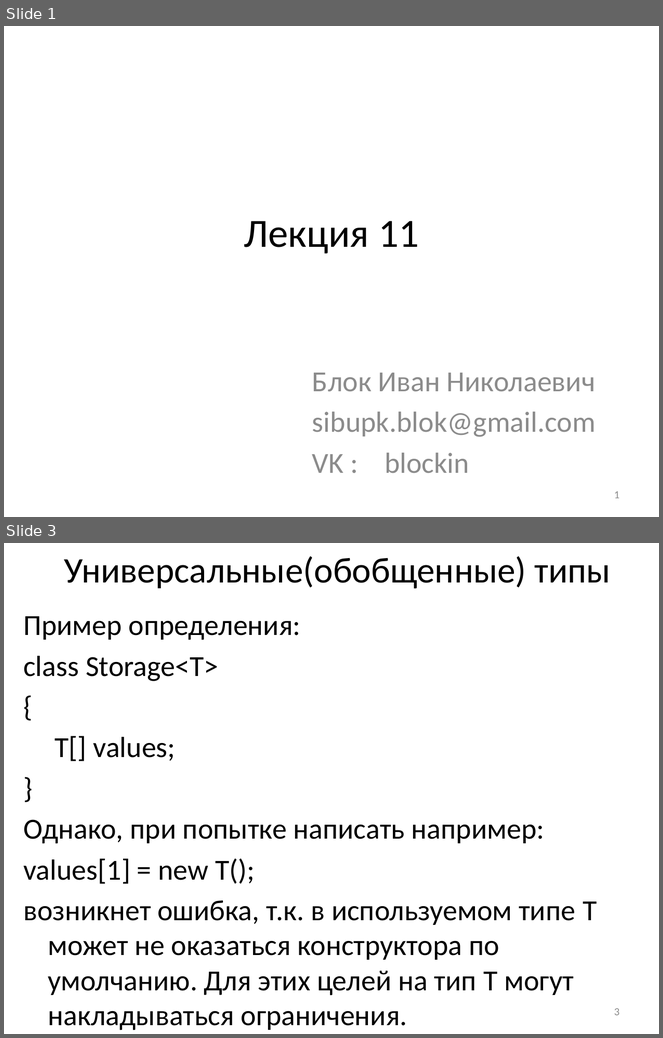
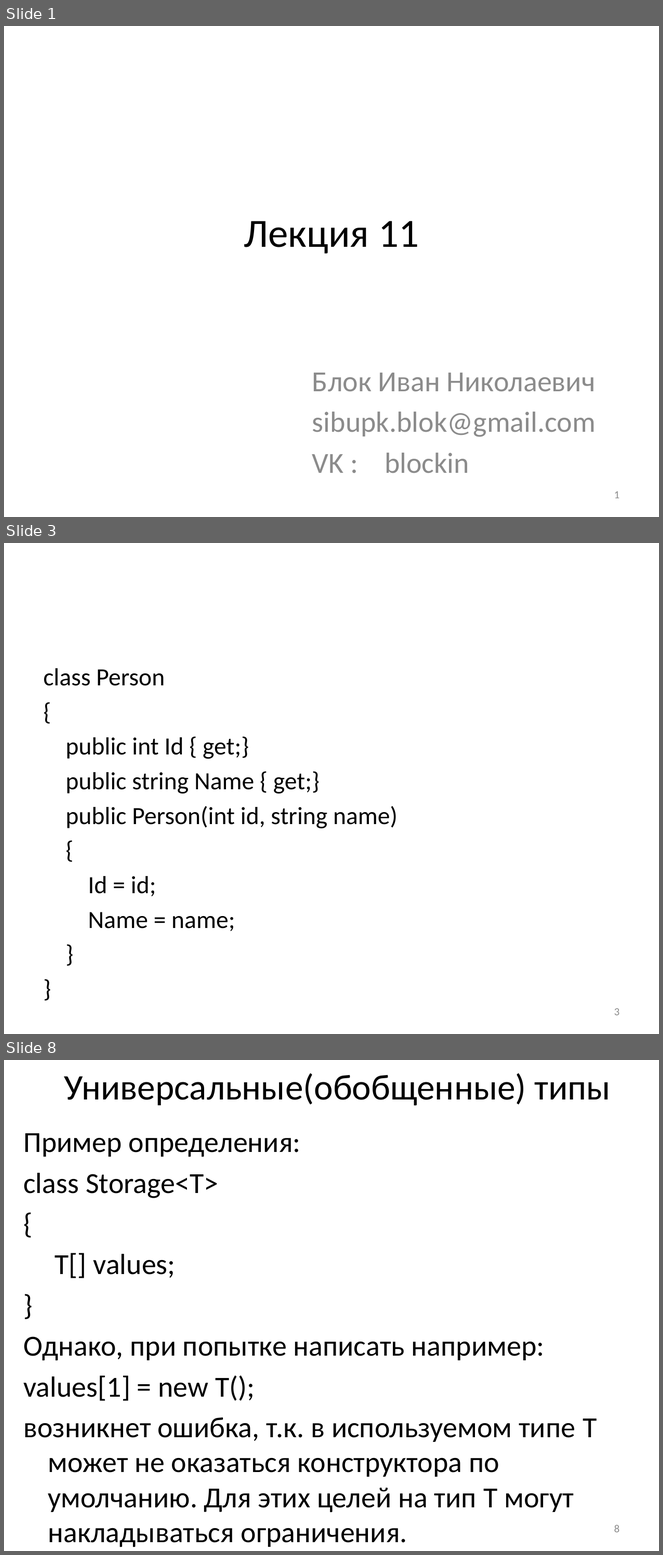
Before and after one commit to blockin90/lec_prog, a slide deck: Лекция 11 - универсальные типы, исключения.pptx. Shown one above the other, each under a label of ours: slides 1 and 3 before the commit, slides 1, 3 and 8 after it; the slides between them are not shown. The pictures are 663x1038 and 663x1555 pixels, drawn with LibreOffice and Linux fonts; fonts in the diff are those of the drawing. Boxes give left, top, right and bottom in pixels: in the first picture for what was removed or moved away, otherwise in the second. Text is boxed around its words. In the diff, an @@ line names an element or a change of style, - is before the commit and + after.

```diff
--- a/Лекция 11 - универсальные типы, исключения.pptx
+++ b/Лекция 11 - универсальные типы, исключения.pptx
@@ slide 3 added at [4,543,659,1034], background #FFFFFF @@
@@ text added at [44,668,398,931], 27.2 pt, text #000000 @@
+class Person
+{
+public int Id { get;}
+public string Name { get;}
+public Person(int id, string name)
+{
+Id = id;
+Name = name;
+}
+}
@@ page number added at [614,1008,620,1016], 12 pt, text #8C8C8C @@
+3
@@ what was slide 3 is now slide 8 @@
@@ page number at [614,1525,620,1533]: text changed @@
-3
+8
```
Also in this commit, not shown: 2 slides changed, 4 other slides added.
